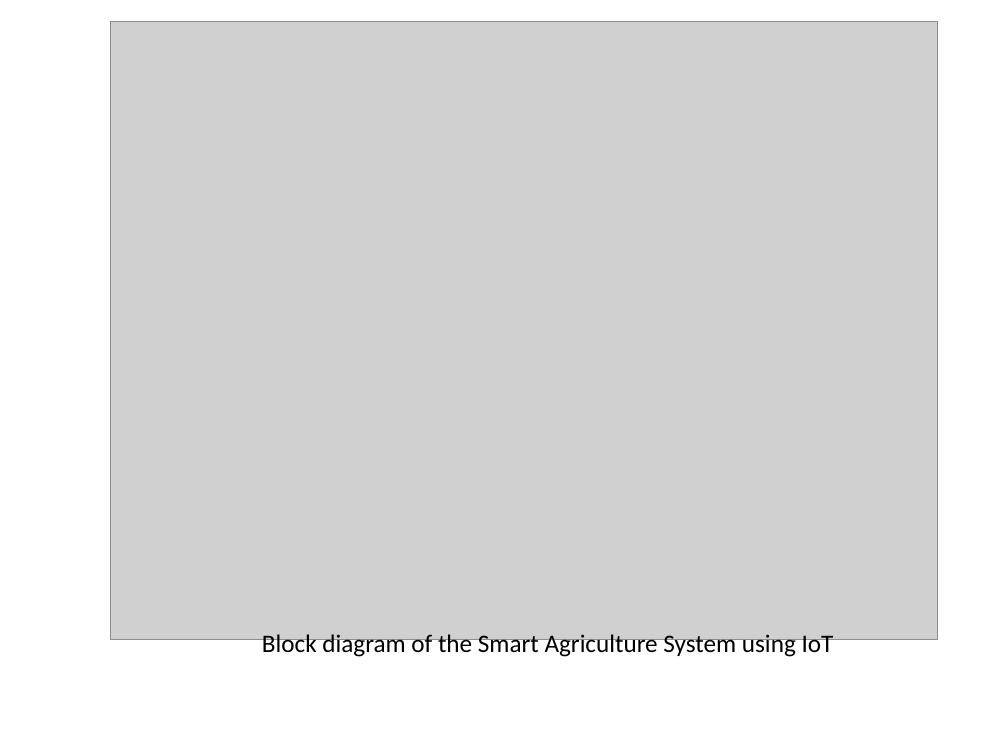
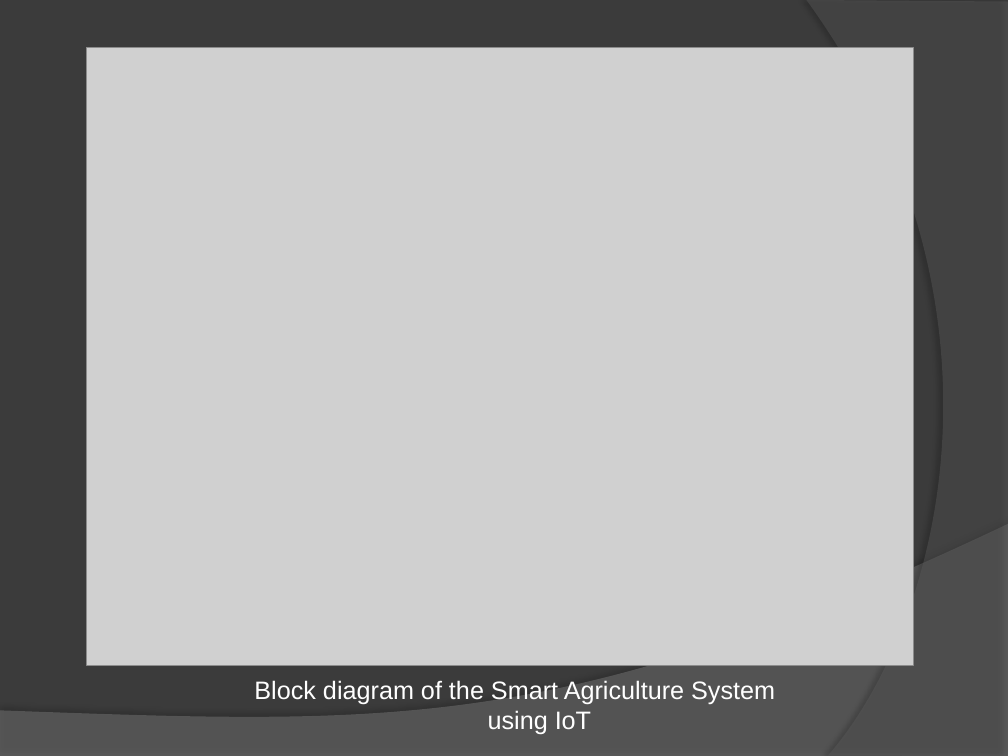
Before and after one commit to SmartPracticeschool/llSPS-INT-2295-Smart-Agriculture-system-based-on-IoT, a slide deck: slide 3 of Project Demo Video PPT.pptx. Drawn at 1008x756 pixels with LibreOffice and Linux fonts; fonts in the diff are those of the drawing; grey boxes stand for pictures. Boxes give left, top, right and bottom in pixels: in the first picture for what was removed or moved away, otherwise in the second. Text is boxed around its words. In the diff, an @@ line names an element or a change of style, - is before the commit and + after.

```diff
--- a/Project Demo Video PPT.pptx
+++ b/Project Demo Video PPT.pptx
@@ background #FFFFFF to #3B3B3B @@
@@ freeform shape added at [806, 0, 1008, 756], fill #5E5E5E at 40% opacity @@
@@ picture: place and size @@
-picture at [111, 21, 937, 639]
+picture at [87, 47, 913, 665]
@@ freeform shape added at [0, 524, 1008, 756], fill #7F7F7F at 45% opacity @@
@@ text "Block diagram of the Smart ...": place and size @@
-text "Block diagram of the Smart ..." at [262, 634, 834, 658]
+text "Block diagram of the Smart ..." at [254, 680, 775, 734]
@@ text "Block diagram of the Smart ..." at [254, 680, 775, 734]: font Calibri to Arial, text colour #000000 to #FFFFFF; alignment left to centre @@
```
Also in this commit, not shown: 3 other slides changed, 1 slide added.
